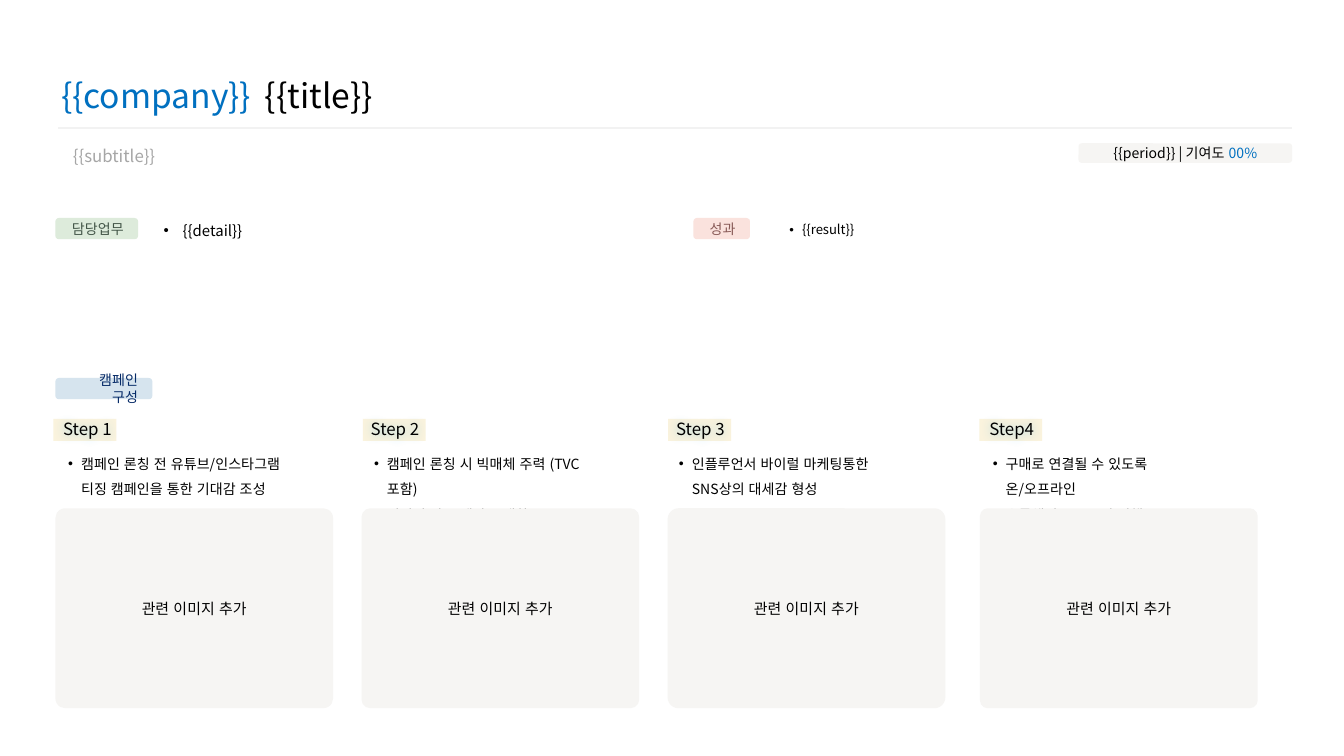
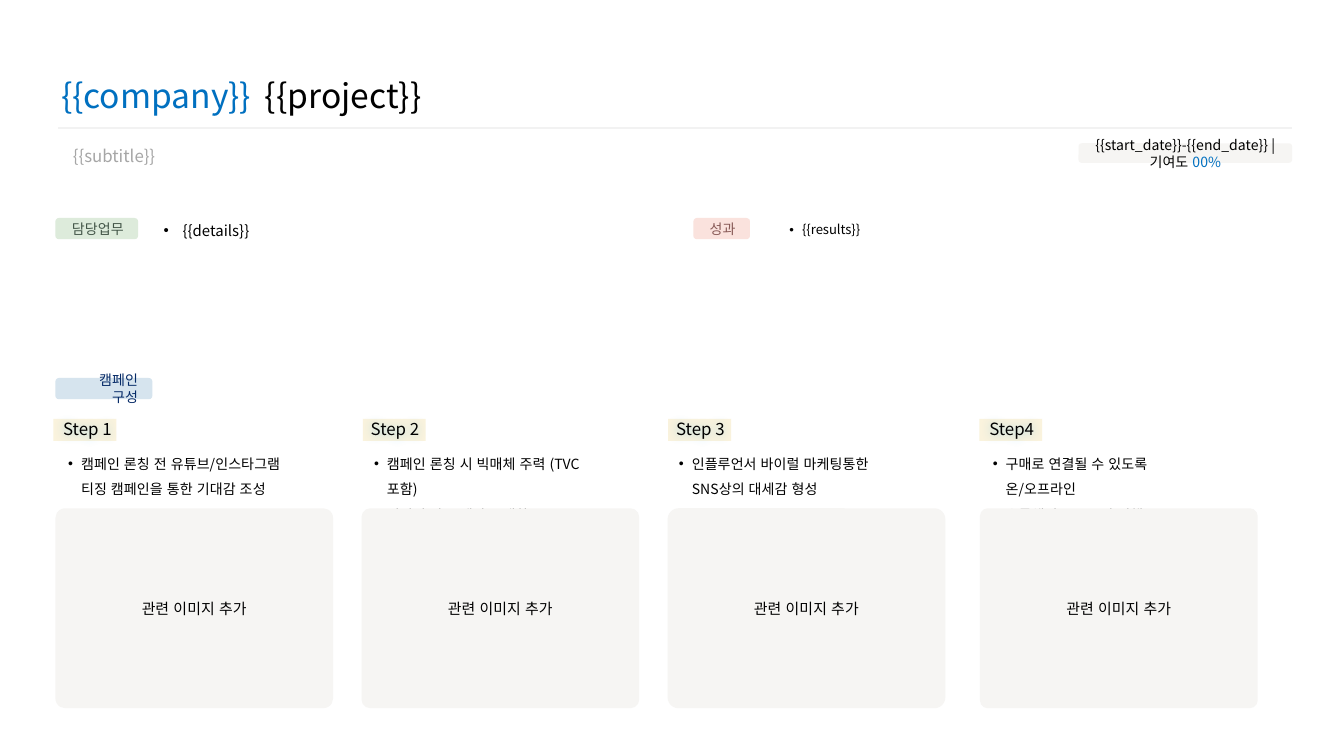
Before and after one commit to earningss793/GROWTHFOLIO2, a slide deck: slide 4 of templates/pptx/test_template.pptx. Drawn at 1344x756 pixels with LibreOffice and Linux fonts; fonts in the diff are those of the drawing; background and template pictures are left out. Boxes give left, top, right and bottom in pixels: in the first picture for what was removed or moved away, otherwise in the second. Text is boxed around its words. In the diff, an @@ line names an element or a change of style, - is before the commit and + after.

Commit message:
Agent query: 포트폴리오 생성 시 Pretendard 폰트가 정상적으로 적용되고 플레이스홀더가 올바르게 동작하는지 확인해주세요.
Implement portfolio generation functionality using Python-PPTX and Claude API results.  Adds logging and error handling.

Screenshot: https://storage.googleapis.com/screenshot-production-us-central1/2ddb2ace-feac-4855-9cc1-31eebc75f8a6/994701f5-c9e4-426c-bd9c-77e75bca6b20.jpg

```diff
--- a/templates/pptx/test_template.pptx
+++ b/templates/pptx/test_template.pptx
@@ text at <box>265,81,421,116</box>: text changed @@
-{{title}}
+{{project}}
@@ text in rounded rectangle at <box>1095,139,1268,168</box>: text changed @@
-{{period}} | 기여도 00%
+{{start_date}}-{{end_date}} | 기여도 00%
@@ text at <box>183,224,250,239</box>: text changed @@
-• {{detail}}
+• {{details}}
@@ text at <box>802,223,860,237</box>: text changed @@
-• {{result}}
+• {{results}}
```
Also in this commit, not shown: 4 other slides changed, 3 other files.
